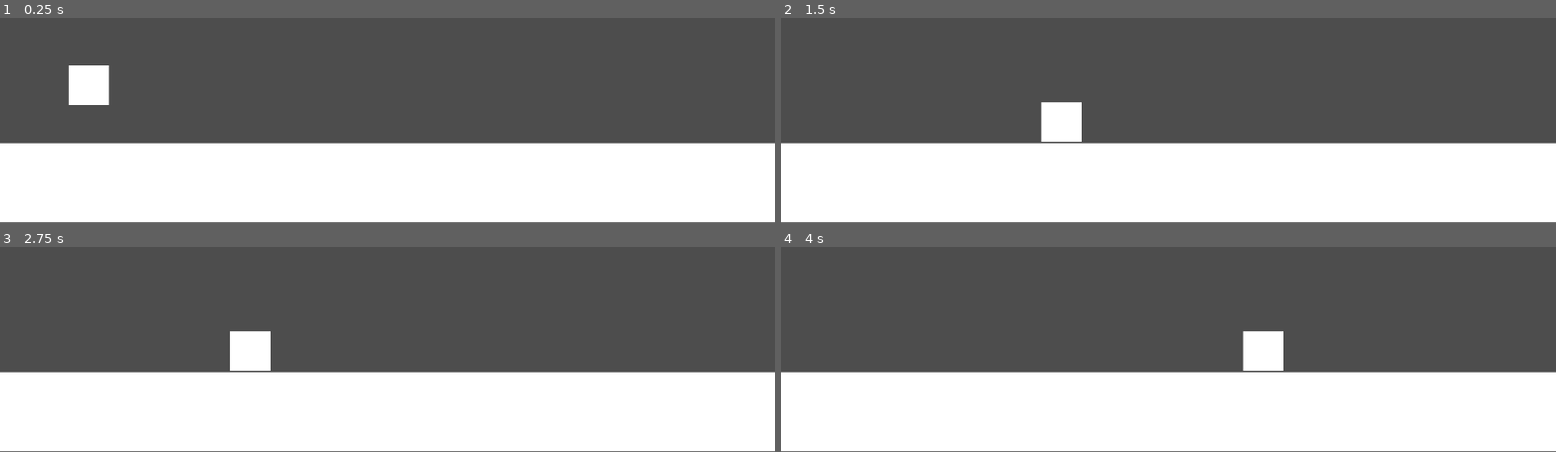
Above: before the commit, frames 1-4 (two rows, left to right).
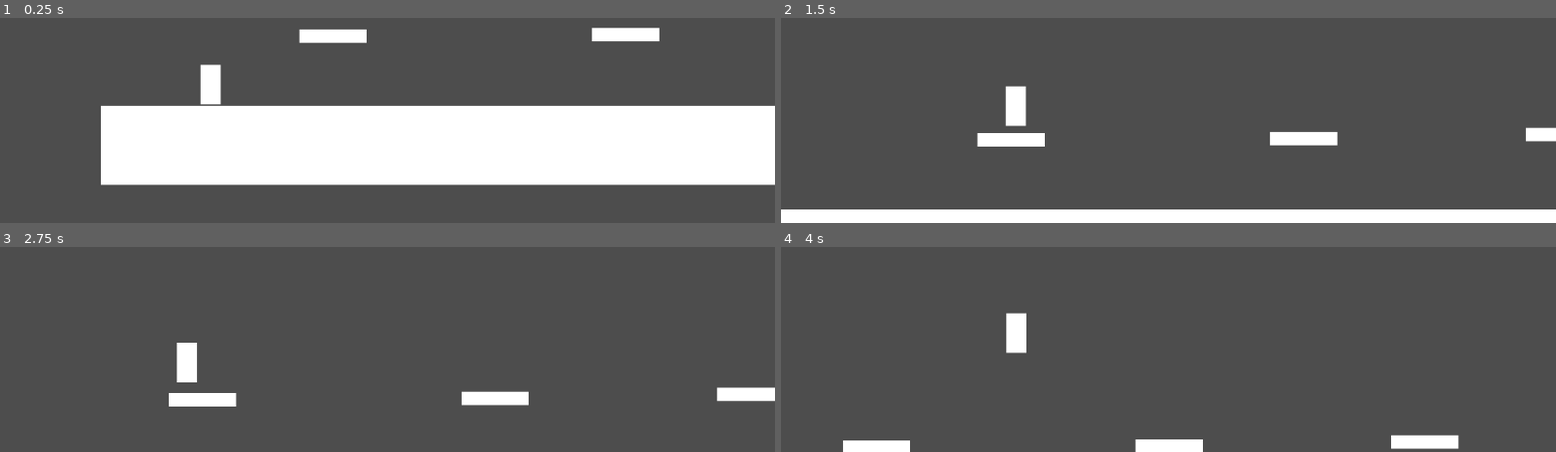
Above: after the commit, the same moments.

Repository: Zac-code/13DT_work
Game: Godot game, scene res://scenes(maps n stuff)/level1.tscn
Same seed, same stepped clock (60 frames per second), same inputs: the game is played once before the commit and once after it. The project has no main scene, so this scene is started directly.
Inputs:
- Up to frame 1 (0.25 s): no input
- Up to frame 2 (1.5 s): tap Enter (ui_accept) at 0.5, 0.77 s; hold Right (ui_right) from 0.53 s (still down)
- Up to frame 3 (2.75 s): tap Enter (ui_accept) at 1.52 s; release Right (ui_right) at 2.03 s; hold Left (ui_left) from 2.03 s (still down)
- Up to frame 4 (4 s): release Left (ui_left) at 2.78 s; hold Right (ui_right) from 2.78 s (still down); tap Enter (ui_accept) at 3.02, 3.77 s

The runs differ from the first frame. In frame 1, 41% of the frame differs, in the area x 0-100%, y 4-100%; in frame 2, 36%; in frame 3, 39%; in frame 4, 39%.

Commit message:
fixed a lot of stuff

Diff:
--- /dev/null
+++ b/13-dtdungeonfighter/assets/platform.tscn
@@ -0,0 +1,15 @@
+[gd_scene format=3 uid="uid://dpgepu4jyvc1n"]
+
+[sub_resource type="RectangleShape2D" id="RectangleShape2D_2qsq3"]
+
+[node name="StaticBody2D" type="StaticBody2D" unique_id=160785346]
+
+[node name="CollisionShape2D" type="CollisionShape2D" parent="." unique_id=43613776]
+scale = Vector2(10, 1)
+shape = SubResource("RectangleShape2D_2qsq3")
+
+[node name="ColorRect" type="ColorRect" parent="CollisionShape2D" unique_id=1480759262]
+offset_left = -10.0
+offset_top = -10.0
+offset_right = 10.0
+offset_bottom = 10.0
--- a/13-dtdungeonfighter/assets(stuff)/player.tscn
+++ b/13-dtdungeonfighter/assets/player.tscn
@@ -1,6 +1,6 @@
 [gd_scene format=3 uid="uid://w1wfk1i5ewye"]
 
-[ext_resource type="Script" uid="uid://bsyry4u4thyef" path="res://assets(stuff)/player.gd" id="1_i02a3"]
+[ext_resource type="Script" uid="uid://bsyry4u4thyef" path="res://scripts(pain)/player.gd" id="1_i02a3"]
 
 [sub_resource type="RectangleShape2D" id="RectangleShape2D_3uxwo"]
 
@@ -16,3 +16,8 @@
 offset_top = -10.0
 offset_right = 10.333333
 offset_bottom = 9.666666
+
+[node name="Camera2D" type="Camera2D" parent="." unique_id=514852992]
+position = Vector2(526, -118)
+zoom = Vector2(0.5, 1)
+position_smoothing_enabled = true
--- a/13-dtdungeonfighter/scenes(maps n stuff)/level1.tscn
+++ b/13-dtdungeonfighter/scenes(maps n stuff)/level1.tscn
@@ -1,23 +1,33 @@
 [gd_scene format=3 uid="uid://cy5oy7p4e43o"]
 
-[ext_resource type="PackedScene" uid="uid://w1wfk1i5ewye" path="res://assets(stuff)/player.tscn" id="1_ltvaw"]
+[ext_resource type="PackedScene" uid="uid://w1wfk1i5ewye" path="res://assets/player.tscn" id="1_ltvaw"]
+[ext_resource type="PackedScene" uid="uid://dpgepu4jyvc1n" path="res://assets/platform.tscn" id="2_ol74c"]
 
 [sub_resource type="RectangleShape2D" id="RectangleShape2D_ol74c"]
-size = Vector2(1157, 119)
+size = Vector2(3115, 119)
 
 [node name="Node2D" type="Node2D" unique_id=1148646714]
 
 [node name="StaticBody2D" type="StaticBody2D" parent="." unique_id=104058461]
 
 [node name="CollisionShape2D" type="CollisionShape2D" parent="StaticBody2D" unique_id=302051891]
-position = Vector2(576.5, 588)
+position = Vector2(1555.5, 588)
 shape = SubResource("RectangleShape2D_ol74c")
 
 [node name="ColorRect" type="ColorRect" parent="StaticBody2D" unique_id=1727575587]
 offset_left = -1.0
 offset_top = 529.0
-offset_right = 1155.0
+offset_right = 3106.0
 offset_bottom = 647.0
 
 [node name="CharacterBody2D" parent="." unique_id=1532654129 instance=ExtResource("1_ltvaw")]
-position = Vector2(132, 414)
+position = Vector2(325, 497)
+
+[node name="StaticBody2D2" parent="." unique_id=160785346 instance=ExtResource("2_ol74c")]
+position = Vector2(690, 425)
+
+[node name="StaticBody2D3" parent="." unique_id=748597802 instance=ExtResource("2_ol74c")]
+position = Vector2(1560, 423)
+
+[node name="StaticBody2D4" parent="." unique_id=1019688572 instance=ExtResource("2_ol74c")]
+position = Vector2(2320, 417)
--- /dev/null
+++ b/13-dtdungeonfighter/scripts(pain)/demon.gd
@@ -0,0 +1,11 @@
+extends Node
+
+
+# Called when the node enters the scene tree for the first time.
+func _ready() -> void:
+	pass # Replace with function body.
+
+
+# Called every frame. 'delta' is the elapsed time since the previous frame.
+func _process(delta: float) -> void:
+	pass
--- a/13-dtdungeonfighter/assets(stuff)/player.gd
+++ b/13-dtdungeonfighter/scripts(pain)/player.gd
@@ -1,8 +1,8 @@
 extends CharacterBody2D
 
 
-const SPEED = 300.0
-const JUMP_VELOCITY = -400.0
+const SPEED = 400.0
+const JUMP_VELOCITY = -600.0
 
 
 func _physics_process(delta: float) -> void:
Not shown, added: 13-dtdungeonfighter/scripts(pain)/demon.gd.uid
Renamed: 13-dtdungeonfighter/assets(stuff)/player.gd.uid -> 13-dtdungeonfighter/scripts(pain)/player.gd.uid
